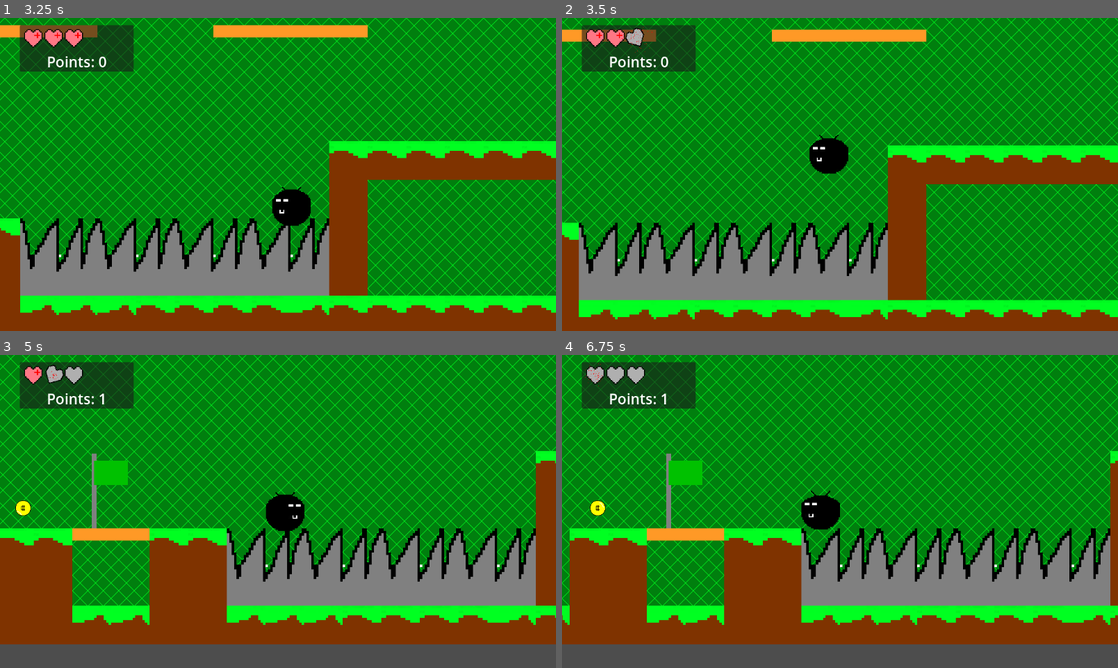
Above: before the commit, frames 1-4 (two rows, left to right).
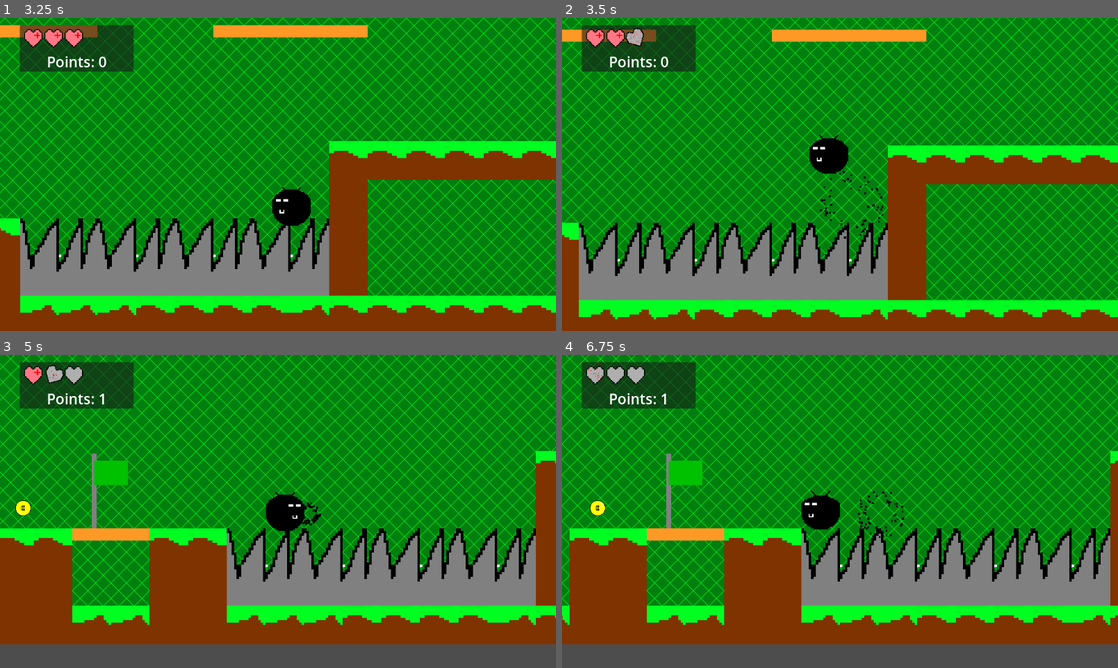
Above: after the commit, the same moments.

Repository: CWmain/Platformer
Game: Godot game, scene res://gui/level_select.tscn
The game is run twice, just before and just after one commit, with the same random seed, the same clock (stepped at 60 frames per second) and the same inputs.
Inputs (mouse positions are in pixels of both pictures, inside the frame that each line leads up to):
- Up to frame 1 (3.25 s): click "Level_1" at 0.5 s; move the mouse to (400, 158) at 1.27 s; hold Right (right) 1.28-2.78 s; tap Space (jump) at 1.52, 2.27 s; move the mouse to (166, 190) at 2.02 s; move the mouse to (333, 105) at 2.77 s; hold A (left) from 2.78 s (still down)
- Up to frame 2 (3.5 s): keep holding A (left)
- Up to frame 3 (5 s): move the mouse to (250, 574) at 3.52 s; release A (left) at 3.53 s; hold Right (right) from 3.53 s (still down); tap Space (jump) at 3.77, 4.52 s; move the mouse to (444, 558) at 4.27 s
- Up to frame 4 (6.75 s): move the mouse to (673, 464) at 5.02 s; release Right (right) at 5.03 s; hold A (left) 5.03-5.78 s; tap Space (jump) at 5.27 s; move the mouse to (867, 511) at 5.77 s; hold Right (right) 5.78-6.53 s; move the mouse to (756, 433) at 6.52 s; hold A (left) from 6.53 s (still down)

Frame 1 is identical in both runs. In frame 2, 0.1% of the frame differs, in the area x 46-58%, y 48-71%; in frame 3, less than 0.1%; in frame 4, 0.1%, in the area x 53-62%, y 43-59%.

Commit message:
Added particle explosion to better show that player landed on spike

Diff:
--- a/Platformer/main_character.gd
+++ b/Platformer/main_character.gd
@@ -4,7 +4,7 @@
 enum MovementType {
 	Stand,
 	Walk,
-	Air
+	Air,
 }
 
 const SPEED = 600.0
@@ -19,6 +19,8 @@
 
 @onready var animated_sprite_2d = $AnimatedSprite2D
 @onready var spiked_timer = $spiked
+@onready var damage_particles = $DamageParticles
+
 
 @export var grapple_angle: int = 45
 @onready var ray_cast = $RayCast2D
@@ -109,7 +111,6 @@
 		velocity += 20 * vector_to_collision_point * delta
 		grapple_visuals()
 
-
 	#Give me the modification to velocity that being in the air does
 	if movementType == MovementType.Air:
 		if !is_grappling:
@@ -138,13 +139,18 @@
 
 func spike_damage():
 	velocity = -velocity
+
 	if spiked_timer.is_stopped():
+		damage_particles.set_emitting(true)
 		spiked_timer.start()
 		remove_health(1)
+
+
 
 func _on_spiked_timeout():
 	spiked_timer.stop()
 	set_last_ground()
+	movementType = MovementType.Air
 	pass # Replace with function body.
 
 func grapple_visuals():
--- a/Platformer/main_character.tscn
+++ b/Platformer/main_character.tscn
@@ -1,9 +1,19 @@
-[gd_scene load_steps=15 format=3 uid="uid://bp1nlmyq3t7wb"]
+[gd_scene load_steps=16 format=3 uid="uid://bp1nlmyq3t7wb"]
 
 [ext_resource type="Script" path="res://main_character.gd" id="1_63o6y"]
 [ext_resource type="Texture2D" uid="uid://bkmjalnkk1qku" path="res://GameObjects/chain.png" id="3_7ckhg"]
 [ext_resource type="Texture2D" uid="uid://bsl8bgqtk1t2x" path="res://Character/CharacterIdle.png" id="3_qemro"]
 [ext_resource type="Texture2D" uid="uid://dcsif0hv4dcob" path="res://Character/CharacterMove.png" id="4_5688i"]
+
+[sub_resource type="ParticleProcessMaterial" id="ParticleProcessMaterial_dfo8f"]
+particle_flag_disable_z = true
+direction = Vector3(0, 0, 0)
+spread = 180.0
+initial_velocity_min = 150.0
+initial_velocity_max = 300.0
+gravity = Vector3(0, 0, 0)
+scale_min = 3.0
+scale_max = 5.0
 
 [sub_resource type="AtlasTexture" id="AtlasTexture_4lno3"]
 atlas = ExtResource("3_qemro")
@@ -96,6 +106,16 @@
 collision_mask = 7
 script = ExtResource("1_63o6y")
 
+[node name="DamageParticles" type="GPUParticles2D" parent="."]
+modulate = Color(0, 0, 0, 1)
+scale = Vector2(0.1, 0.1)
+emitting = false
+amount = 60
+process_material = SubResource("ParticleProcessMaterial_dfo8f")
+one_shot = true
+speed_scale = 2.0
+explosiveness = 1.0
+
 [node name="chain" type="TextureRect" parent="."]
 texture_repeat = 2
 anchors_preset = 8
